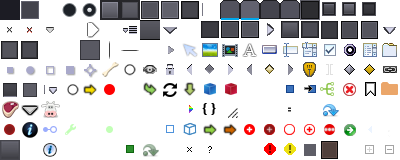
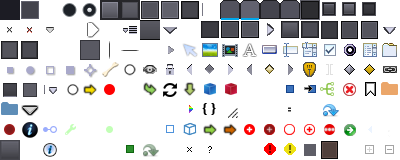
Layered file, before and after one edit (400×160). Changes by layer:
removed layer "Workspace" over bbox(41, 101, 60, 118)
moved "Project" above "Folder", painted on it over bbox(1, 101, 19, 118)
